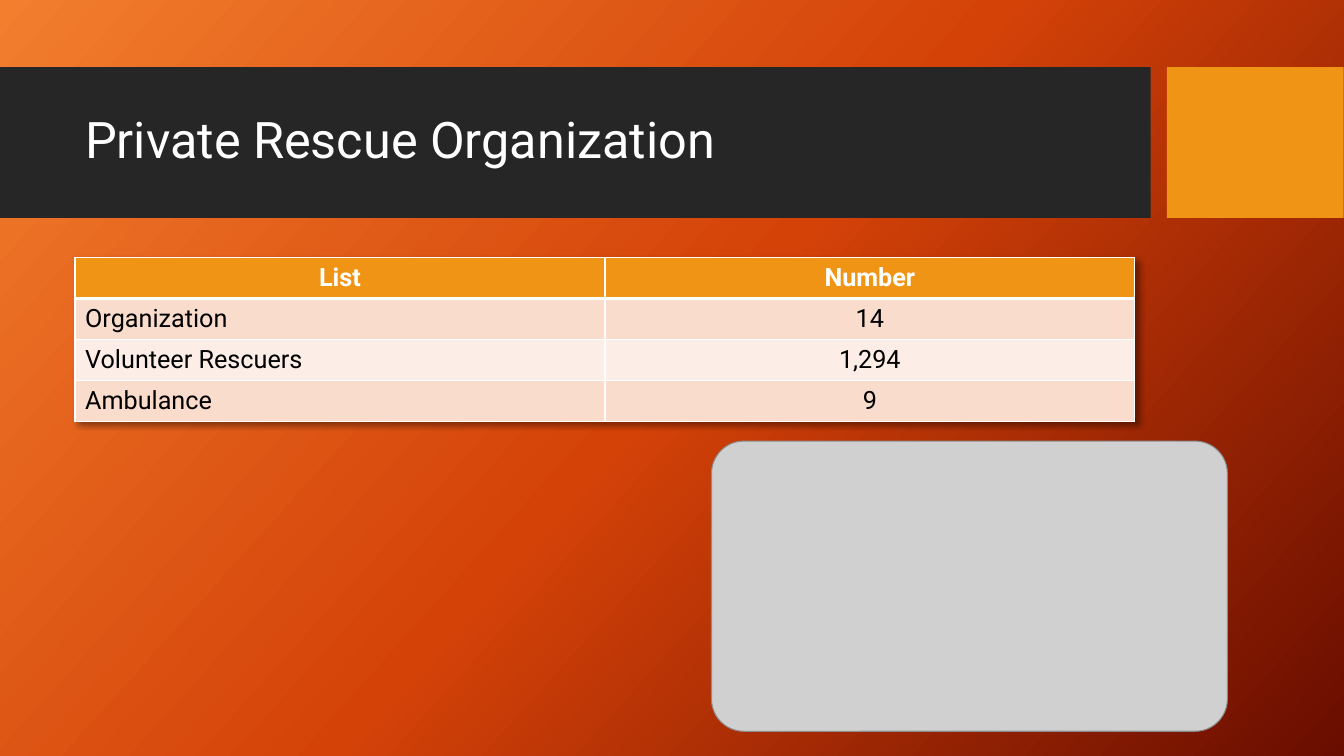
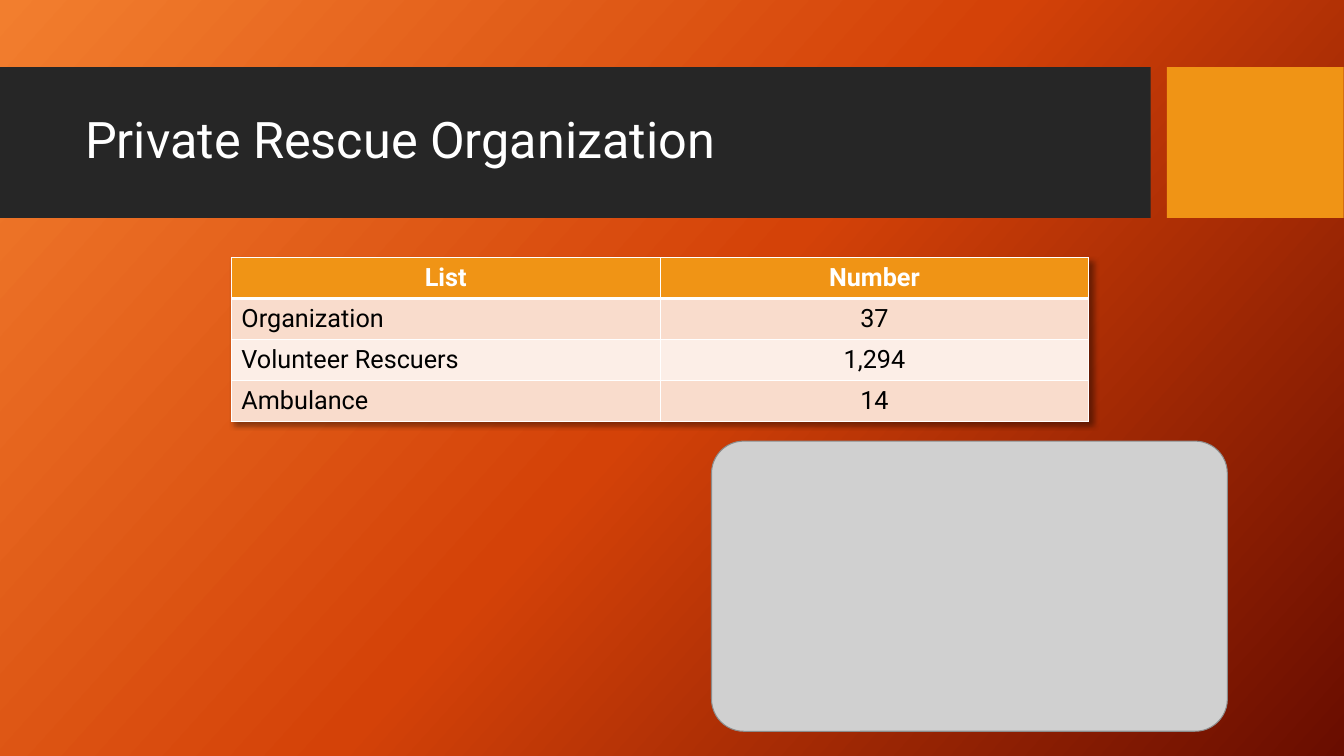
Before and after one commit to joblackpoc/Jobs_SSJ, a slide deck: slide 7 of gishealth_Eng.pptx (slide 6 before the commit). Drawn at 1344x756 pixels with LibreOffice and Linux fonts; fonts in the diff are those of the drawing; grey boxes stand for pictures; background and template pictures are left out. Boxes give left, top, right and bottom in pixels: in the first picture for what was removed or moved away, otherwise in the second. Text is boxed around its words. In the diff, an @@ line names an element or a change of style, - is before the commit and + after.

```diff
--- a/gishealth_Eng.pptx
+++ b/gishealth_Eng.pptx
@@ table at box(232, 258, 1089, 421) @@
-row 2, column 2: 14
+row 2, column 2: 37
-row 4, column 2: 9
+row 4, column 2: 14
@@ table: place and size @@
-table at box(75, 258, 1135, 421)
+table at box(232, 258, 1089, 421)
```
Also in this commit, not shown: 1 slide added, 2 other files.
